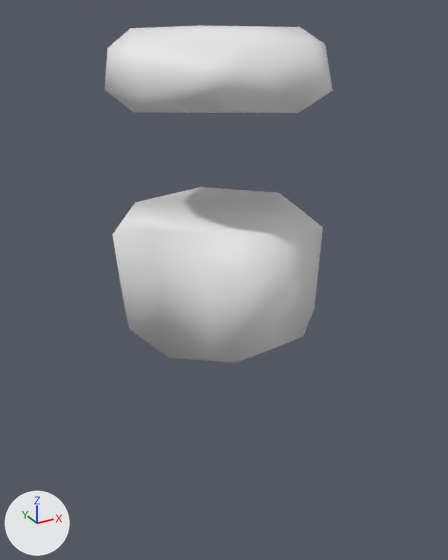
What one commit did to the FBX model linajes/arte/exports/civiles/accesorio/Cafe/RightHand_C2.fbx.
Both versions are drawn from a camera (50 mm lens) standing at (-1.952, -1.584, 2.748) and looking at (-1.476, -0.719, 2.315). Every picture has the same lights, and +X, +Y and +Z are marked at lower left. The first picture is the older version. Materials are left out; every surface is plain grey. Where no turn or scale is listed for an object, it has been applied to the vertices.

The first picture shows 'Civ_Cafe_RightHand_C2'.
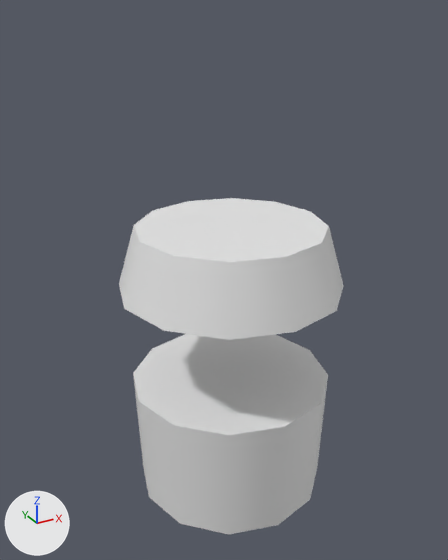
Where the change shows, as pixel boxes [x1, y1, x2, y2] in the pictures (448 x 560 px):
'Civ_Cafe_RightHand_C2', reshaped: before [104, 25, 333, 363]; after [119, 198, 343, 534]
part 1 of me_civ_cafe_righthand_c2_003, added: after [119, 198, 343, 340]
part 2 of me_civ_cafe_righthand_c2_003, added: after [133, 334, 328, 534]
part 3 of me_civ_cafe_righthand_c2_003, deleted: before [112, 187, 323, 363]
part 4 of me_civ_cafe_righthand_c2_003, deleted: before [104, 25, 333, 113]

Edits to the bpy script that builds the scene:
```text
Change me_civ_cafe_righthand_c2_003:
    used by ob_civ_cafe_righthand_c2; location = (0.0, 0.0, 0.0)
    remove me_civ_cafe_righthand_c2_003.from_pydata(...)  # 59 vertices, 110 faces; spans x -1.656..-1.293, y -0.877..-0.508, z 2.219..2.72
    add me_civ_cafe_righthand_c2_003.from_pydata(...)  # 48 vertices, 28 faces; spans x -1.665..-1.279, y -0.928..-0.543, z 1.919..2.419
    me_civ_cafe_righthand_c2_003 part 1: a new loose piece, a 12-sided cut cone along z (radius 0.193 at the low end, 0.161 at the high end) spanning x -1.665..-1.279, y -0.928..-0.543, z 2.312..2.419
    me_civ_cafe_righthand_c2_003 part 2: a new loose piece, a 12-sided cut cone along z (radius 0.171 at the low end, 0.179 at the high end) spanning x -1.651..-1.294, y -0.914..-0.557, z 1.919..2.133
    me_civ_cafe_righthand_c2_003 part 3: the loose piece of 31 vertices spanning x -1.646..-1.295, y -0.87..-0.515, z 2.219..2.434 is deleted
    me_civ_cafe_righthand_c2_003 part 4: the loose piece of 28 vertices spanning x -1.656..-1.293, y -0.877..-0.508, z 2.612..2.72 is deleted
```
